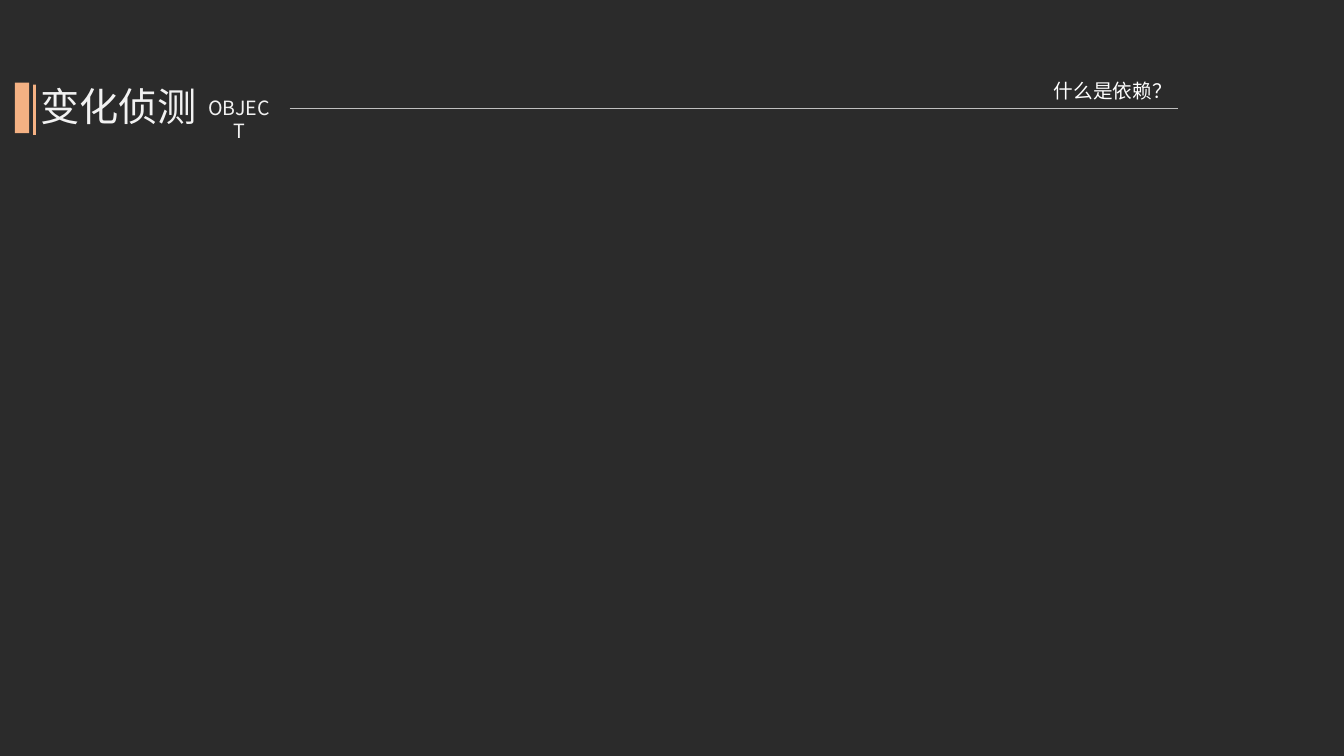
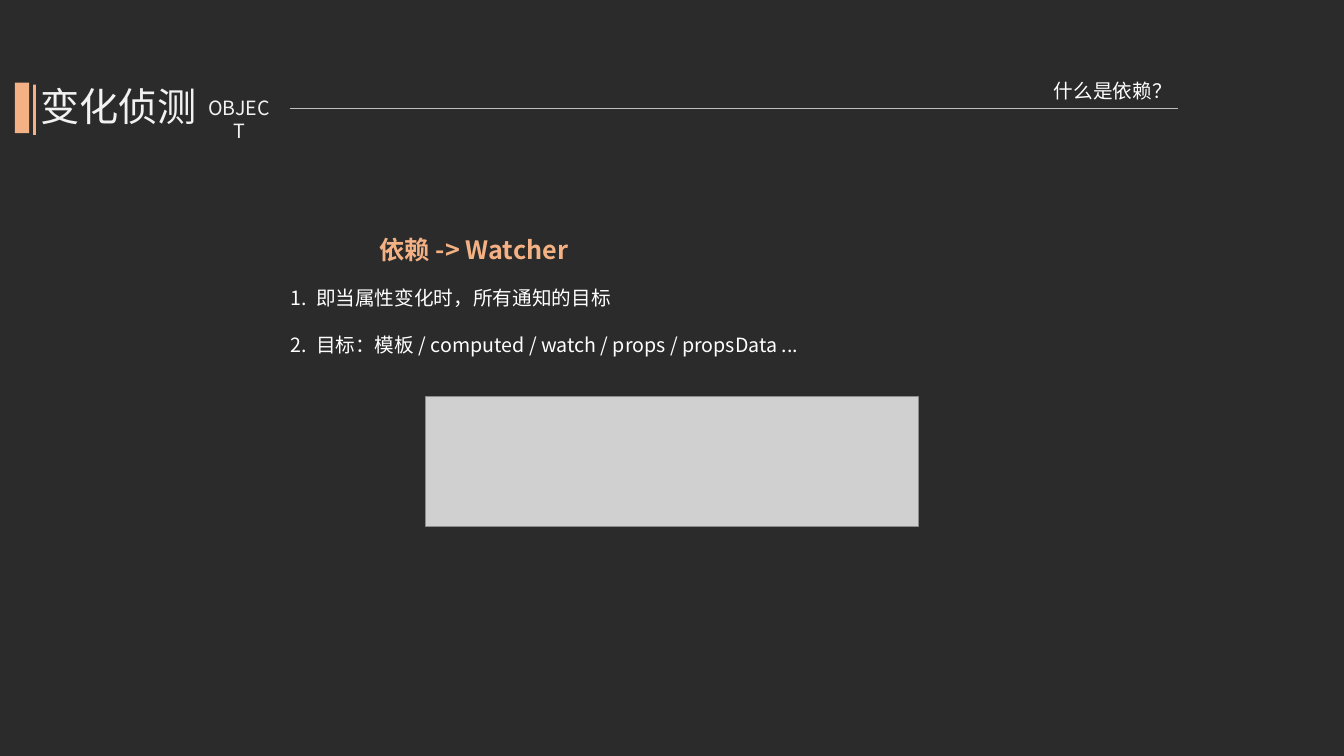
Before and after one commit to kcikkick/mvvm-demo, a slide deck: slide 18 of ppt/mvvm-demo.pptx. Drawn at 1344x756 pixels with LibreOffice and Linux fonts; fonts in the diff are those of the drawing; grey boxes stand for pictures; background and template pictures are left out; a plain dark background stands for a picture behind light text. Boxes give left, top, right and bottom in pixels: in the first picture for what was removed or moved away, otherwise in the second. Text is boxed around its words. In the diff, an @@ line names an element or a change of style, - is before the commit and + after.

```diff
--- a/ppt/mvvm-demo.pptx
+++ b/ppt/mvvm-demo.pptx
@@ text added at (x1=380, y1=237, x2=568, y2=261), 18 pt, text #F4B183, bold @@
+依赖 -> Watcher
@@ text added at (x1=291, y1=288, x2=777, y2=357), 14 pt, text #FFFFFF @@
+1. 即当属性变化时，所有通知的目标
+2. 目标：模板 / computed / watch / props / propsData ...
@@ picture added at (x1=425, y1=396, x2=919, y2=526) @@
```
Also in this commit, not shown: 17 other slides changed, 5 slides added, 1 slide removed, 2 other files.
